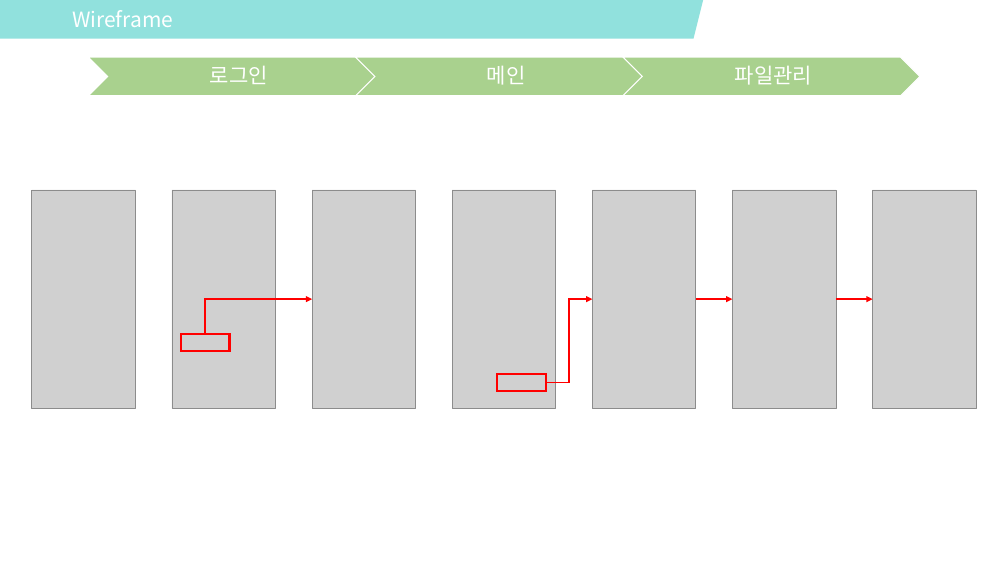
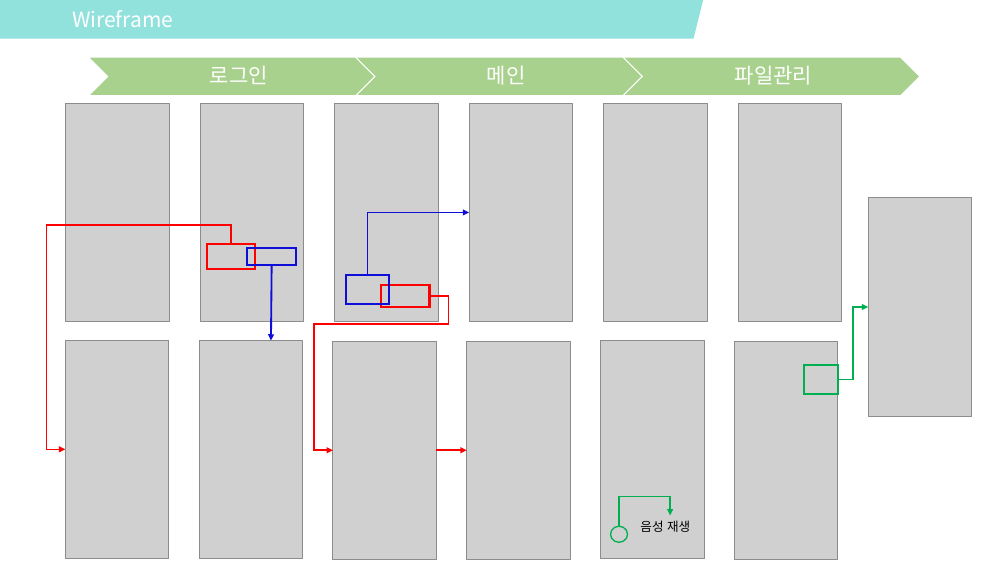
Before and after one commit to kang-seongbeom/Easy-Application, a slide deck: slide 6 of TaskFlow.pptx. Drawn at 1008x567 pixels with LibreOffice and Linux fonts; fonts in the diff are those of the drawing; grey boxes stand for pictures. Boxes give left, top, right and bottom in pixels: in the first picture for what was removed or moved away, otherwise in the second. Text is boxed around its words. In the diff, an @@ line names an element or a change of style, - is before the commit and + after.

```diff
--- a/TaskFlow.pptx
+++ b/TaskFlow.pptx
@@ picture: place and size @@
-picture at [32, 190, 135, 408]
+picture at [66, 104, 169, 322]
@@ picture: place and size @@
-picture at [172, 190, 276, 408]
+picture at [200, 104, 304, 322]
@@ picture: place and size @@
-picture at [452, 190, 556, 408]
+picture at [335, 104, 439, 322]
@@ picture added at [469, 104, 572, 322] @@
@@ picture added at [603, 104, 707, 322] @@
@@ picture: place and size @@
-picture at [873, 190, 976, 408]
+picture at [738, 104, 842, 322]
@@ picture added at [868, 198, 972, 417] @@
@@ elbow arrow moved from (205, 334) - (312, 299) to (231, 244) - (65, 449) @@
@@ elbow arrow added from (368, 275) to (469, 212), #0E0ED8 1.5 pt @@
@@ rectangle: place and size @@
-rectangle at [181, 334, 229, 352]
+rectangle at [206, 244, 255, 269]
@@ rectangle added at [247, 248, 296, 265], outline #0E0ED8 2 pt @@
@@ arrow added from (271, 265) to (271, 340), #0E0ED8 1.75 pt @@
@@ elbow arrow moved from (546, 383) - (593, 299) to (430, 296) - (333, 451) @@
@@ rectangle added at [346, 275, 389, 304], outline #0E0ED8 2 pt @@
@@ rectangle: place and size @@
-rectangle at [498, 374, 546, 391]
+rectangle at [381, 285, 430, 308]
@@ arrow removed from (696, 299) to (733, 299) @@
@@ elbow arrow added from (838, 380) to (868, 307), #00B050 1.5 pt @@
@@ picture: place and size @@
-picture at [312, 190, 416, 408]
+picture at [65, 340, 169, 559]
@@ picture added at [199, 340, 302, 559] @@
@@ picture: place and size @@
-picture at [593, 190, 696, 408]
+picture at [333, 341, 436, 560]
@@ picture: place and size @@
-picture at [733, 190, 836, 408]
+picture at [467, 341, 570, 560]
@@ picture added at [600, 340, 704, 559] @@
@@ picture added at [734, 341, 838, 560] @@
@@ rectangle added at [805, 365, 838, 394], outline #00B050 2 pt @@
@@ arrow moved from (836, 299) - (873, 299) to (436, 451) - (467, 451) @@
@@ elbow arrow added from (619, 526) to (670, 516), #00B050 1.75 pt @@
@@ ellipse added at [611, 526, 628, 542], outline #00B050 1.25 pt @@
@@ text added at [640, 520, 690, 532], 12 pt, text #000000 @@
+음성 재생
```
Also in this commit, not shown: 4 other slides changed, 1 slide added, 1 slide removed, 8 other files.
